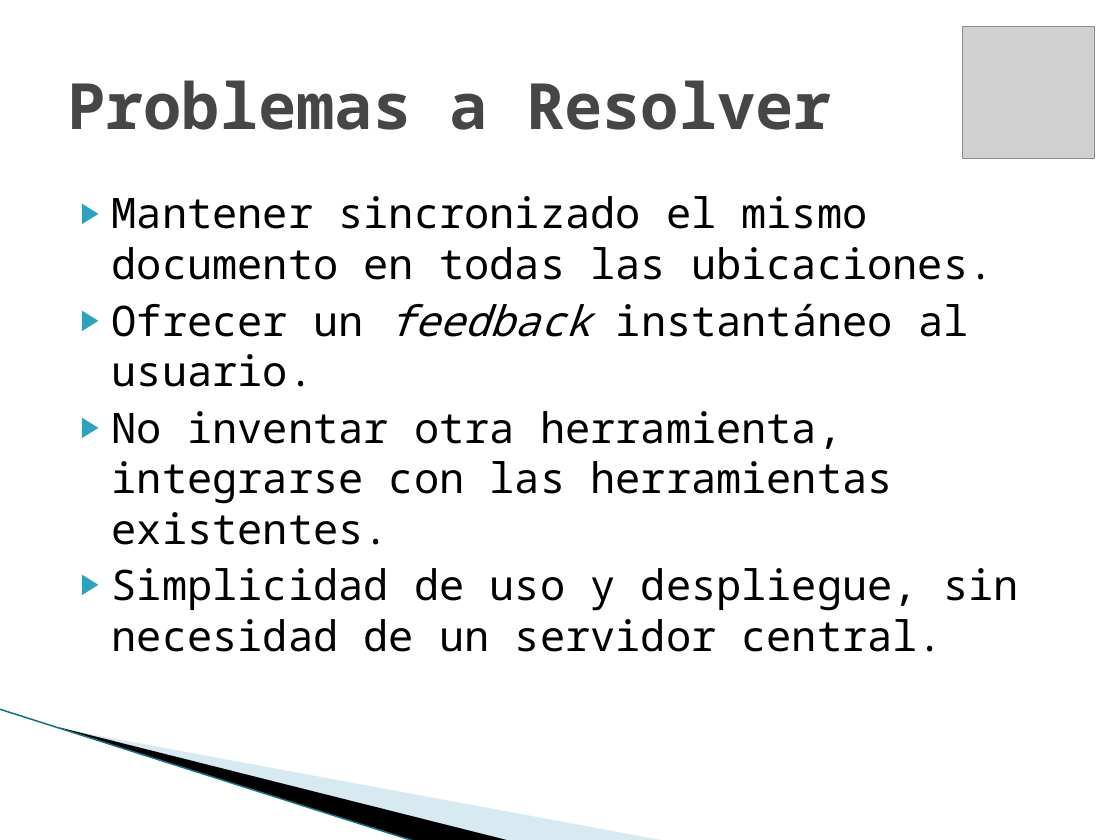
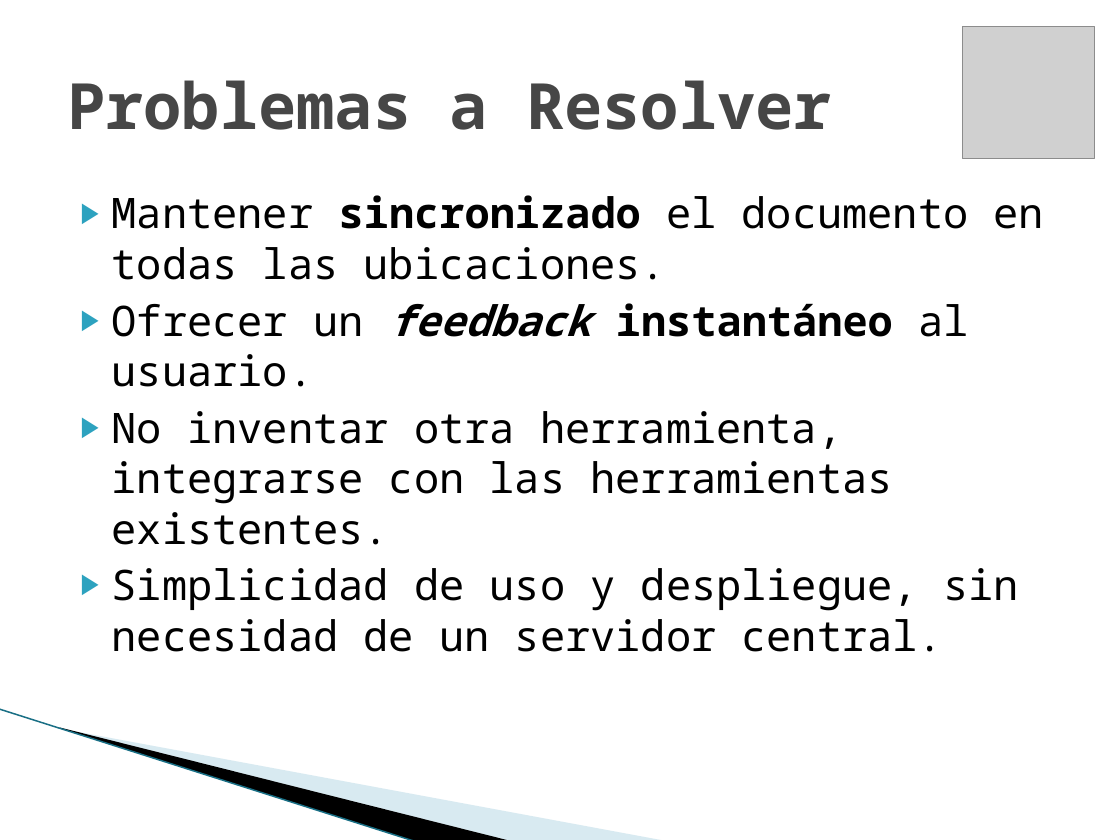
Before and after one commit to maurociancio/parallel-editor, a slide deck: slide 5 of doc/presentacion/presentacion.pptx. Drawn at 1120x840 pixels with LibreOffice and Linux fonts; fonts in the diff are those of the drawing; grey boxes stand for pictures; background and template pictures are left out. Boxes give left, top, right and bottom in pixels: in the first picture for what was removed or moved away, otherwise in the second. Text is boxed around its words. In the diff, an @@ line names an element or a change of style, - is before the commit and + after.

```diff
--- a/doc/presentacion/presentacion.pptx
+++ b/doc/presentacion/presentacion.pptx
@@ text at <box>112,195,1044,280</box>: text changed @@
-▶ Mantener sincronizado el mismo documento en todas las ubicaciones.
+▶ Mantener sincronizado el documento en todas las ubicaciones.
@@ text at <box>112,303,968,387</box>: bold on in "feedback instantáneo" @@
```
Also in this commit, not shown: 2 other slides changed.
